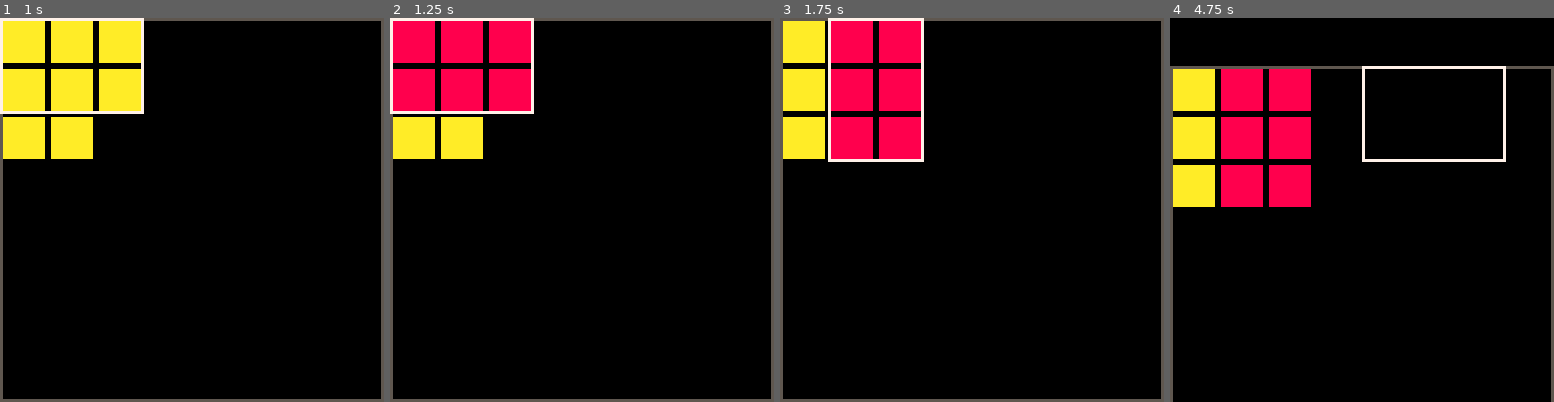
Above: before the commit, frames 1-4 (left to right).
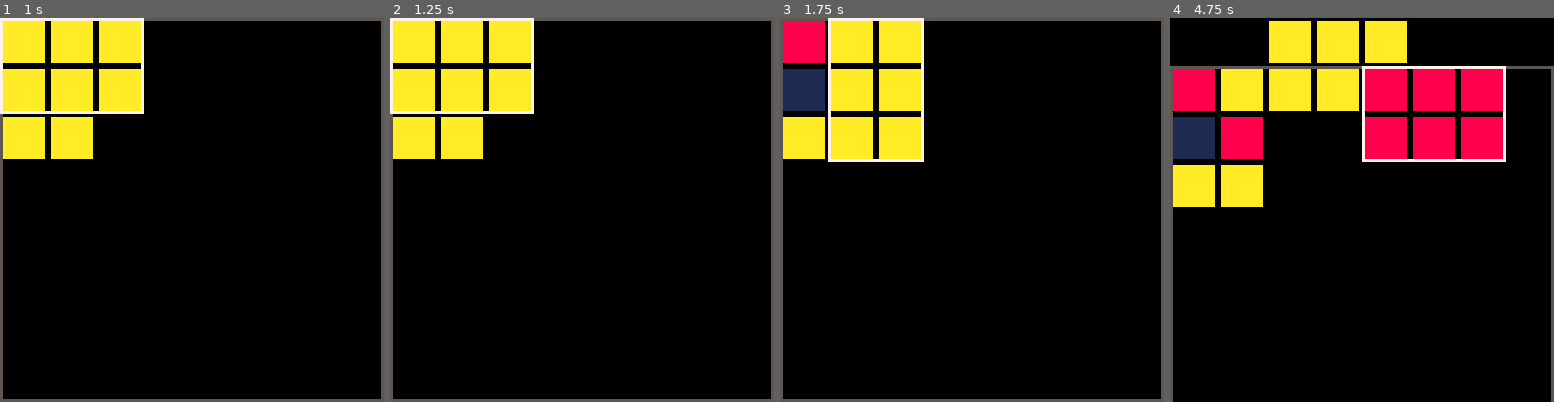
Above: after the commit, the same moments.

Repository: shen-sat/orchard
Game: PICO-8 cartridge game.p8
Two runs of this game, one before a commit and one after it. Both use one fixed random seed, a clock stepped at 60 frames per second and the inputs below.
Inputs:
- Up to frame 1 (1 s): tap X (X key) at 0.33 s; tap O (Z key) at 0.7 s
- Up to frame 2 (1.25 s): tap X (X key) at 1.07 s
- Up to frame 3 (1.75 s): hold Right from 1.6 s (still down); tap O (Z key) at 1.7 s
- Up to frame 4 (4.75 s): tap X (X key) at 1.85, 2.97, 4.08 s; release Right at 2.1 s; tap O (Z key) every 0.4 s from 2.1 to 4.5 s; hold Up 2.15-2.42 s; hold Right 2.47-3.03 s; hold Left 3.08-3.58 s; hold Down 3.63-3.97 s; hold Right 4.02-4.68 s; hold Up from 4.73 s (still down)

Frame 1 is identical in both runs. In frame 2, 7.2% of the frame differs, in the area x 0-37%, y 0-25%; in frame 3, 9.6%; in frame 4, 20%, in the area x 0-87%, y 0-50%.

Commit message:
Add is_plantable check

Diff:
--- a/game.p8
+++ b/game.p8
@@ -31,16 +31,19 @@
   }
 
   apple = {
+    name = 'apple',
     x = 0,
     y = 0,
     sprite = 0
   }
   lemon = {
+    name = 'lemon',
     x = 0,
     y = 0,
     sprite = 2
   }
   berry = {
+    name = 'berry',
     x = 0,
     y = 0,
     sprite = 4
@@ -120,7 +123,7 @@
       self:draw_fruits()
     end,
     plant_fruits = function(self)
-      if btnp(5) then
+      if btnp(5) and self:is_plantable() then
         for fruit in all(self.card) do
           add(planted_fruits,fruit)
         end
@@ -128,6 +131,21 @@
         self.card = next_card
         del(deck,deck[1])
       end
+    end,
+    is_plantable = function(self)
+      local plantable_fruits = self.card
+
+      local plantable = true
+      for fruit in all(plantable_fruits) do
+        for f in all(planted_fruits) do
+          if (fruit.x == f.x)
+          and (fruit.y == f.y)
+          and not (fruit.name == f.name)
+          then plantable = false end
+        end
+      end
+
+      return plantable
     end,
     update_fruits = function(self)
       local fruits
